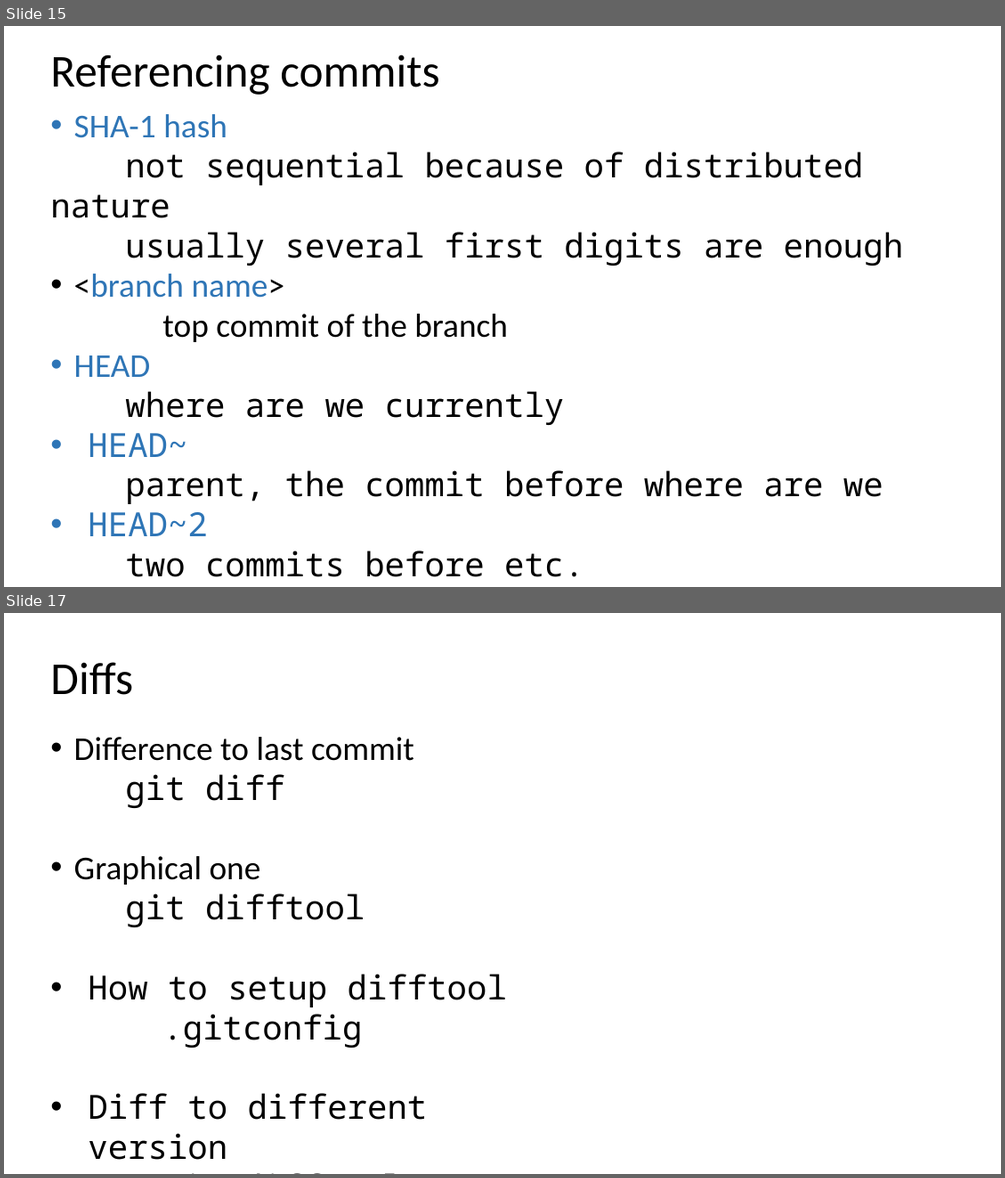
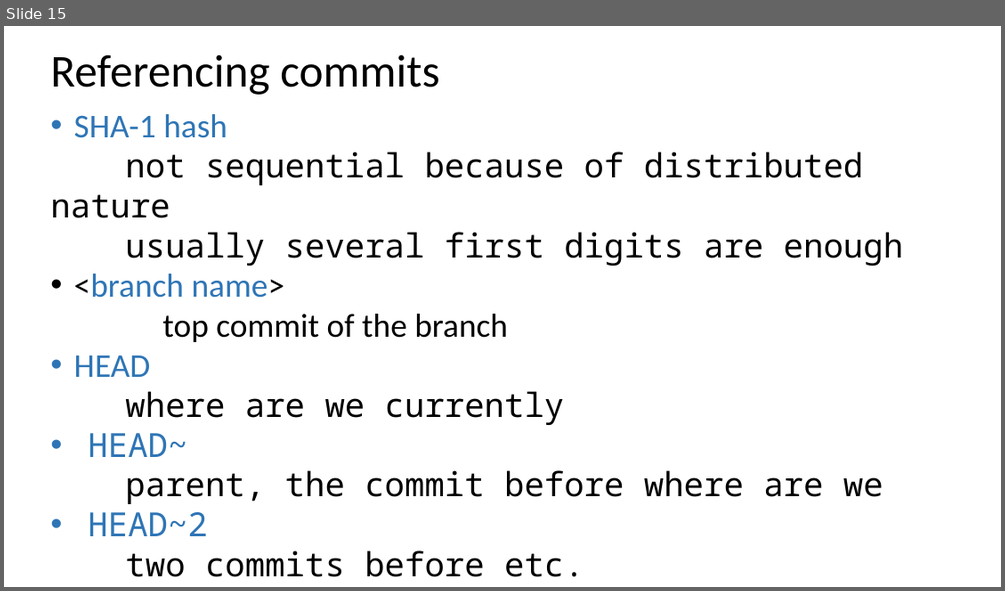
Before and after one commit to ogvolkov/git-101, a slide deck: git101.pptx. Shown one above the other, each under a label of ours: slides 15 and 17 before the commit, slide 15 after it; the slides between them are not shown. The pictures are 1005x1178 and 1005x591 pixels, drawn with LibreOffice and Linux fonts; fonts in the diff are those of the drawing. Boxes give left, top, right and bottom in pixels: in the first picture for what was removed or moved away, otherwise in the second. Text is boxed around its words. In the diff, an @@ line names an element or a change of style, - is before the commit and + after.

```diff
--- a/git101.pptx
+++ b/git101.pptx
@@ slide 17 removed at (4,613,1001,1174), background #FFFFFF @@
@@ text removed at (50,662,133,695) @@
-Diffs
@@ text removed at (74,737,507,1159) @@
-• Difference to last commit
-git diff
-• Graphical one
-git difftool
-• How to setup difftool
-  .gitconfig
-  • Diff to different version
-    git difftool <commit>
```
Also in this commit, not shown: 7 slides changed, 5 slides added.
